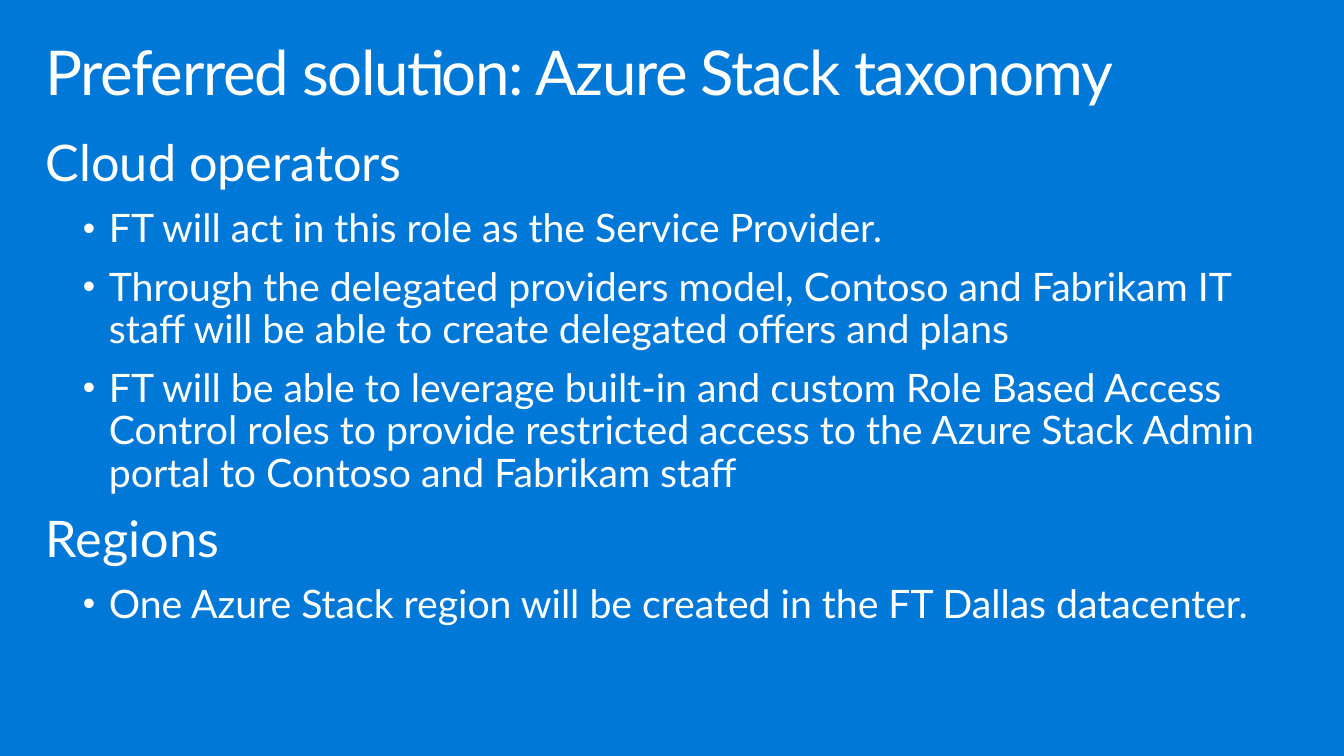
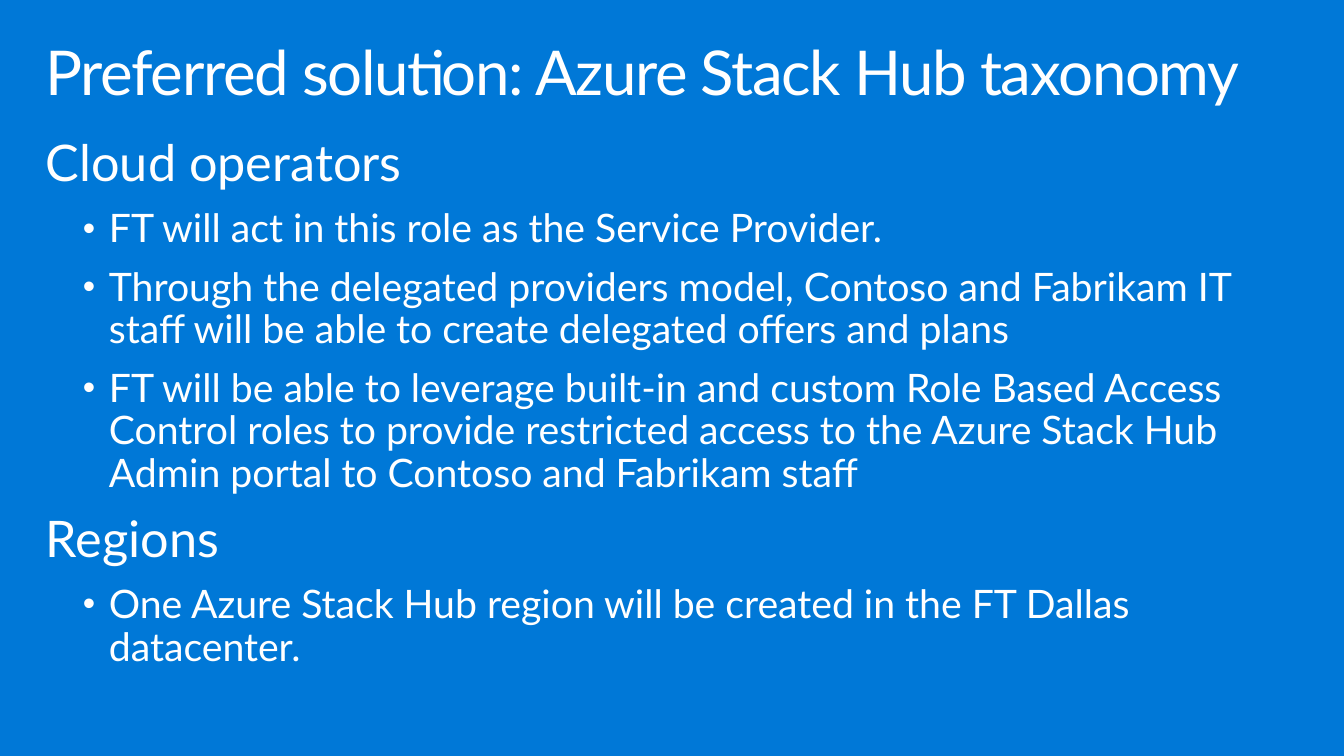
Before and after one commit to polichtm/MCW-Azure-Stack, a slide deck: slide 36 of Whiteboard design session/WDS trainer presentation - Azure Stack.pptx (slide 24 before the commit). Drawn at 1344x756 pixels with LibreOffice and Linux fonts; fonts in the diff are those of the drawing. Boxes give left, top, right and bottom in pixels: in the first picture for what was removed or moved away, otherwise in the second. Text is boxed around its words. In the diff, an @@ line names an element or a change of style, - is before the commit and + after.

```diff
--- a/Whiteboard design session/WDS trainer presentation - Azure Stack.pptx
+++ b/Whiteboard design session/WDS trainer presentation - Azure Stack.pptx
@@ title at <box>46,49,1239,106</box>: text changed @@
-Preferred solution: Azure Stack taxonomy
+Preferred solution: Azure Stack Hub taxonomy
@@ text at <box>109,373,1221,494</box>: text changed @@
-  • FT will be able to leverage built-in and custom Role Based Access Control roles to provide restricted access to the Azure Stack Admin portal to Contoso and Fabrikam staff
+  • FT will be able to leverage built-in and custom Role Based Access Control roles to provide restricted access to the Azure Stack Hub Admin portal to Contoso and Fabrikam staff
@@ text at <box>109,589,1130,662</box>: text changed @@
-  • One Azure Stack region will be created in the FT Dallas datacenter.
+  • One Azure Stack Hub region will be created in the FT Dallas datacenter.
```
Also in this commit, not shown: 24 other slides changed, 15 slides added, 1 slide removed, 2 other files.
